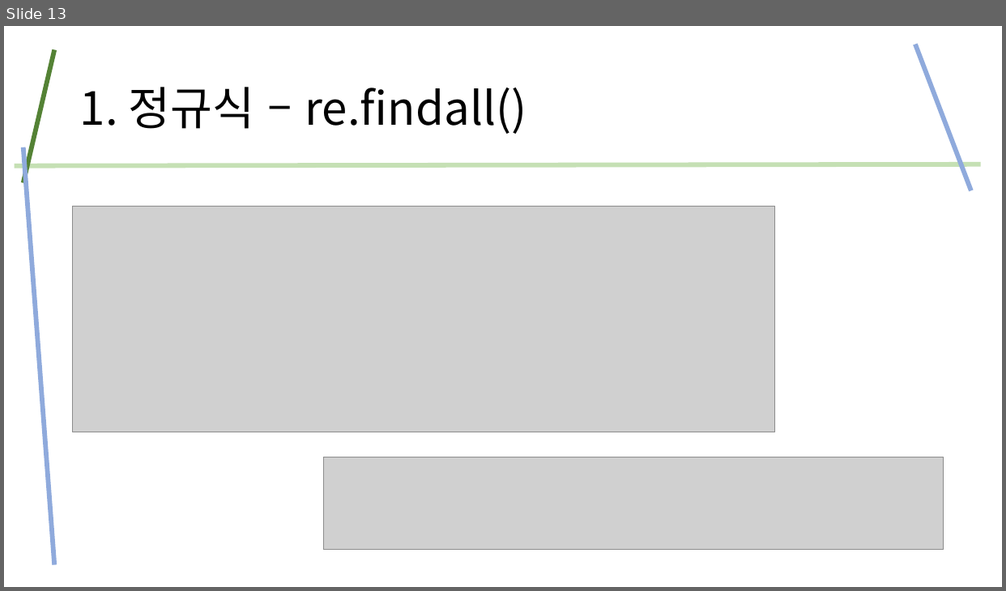
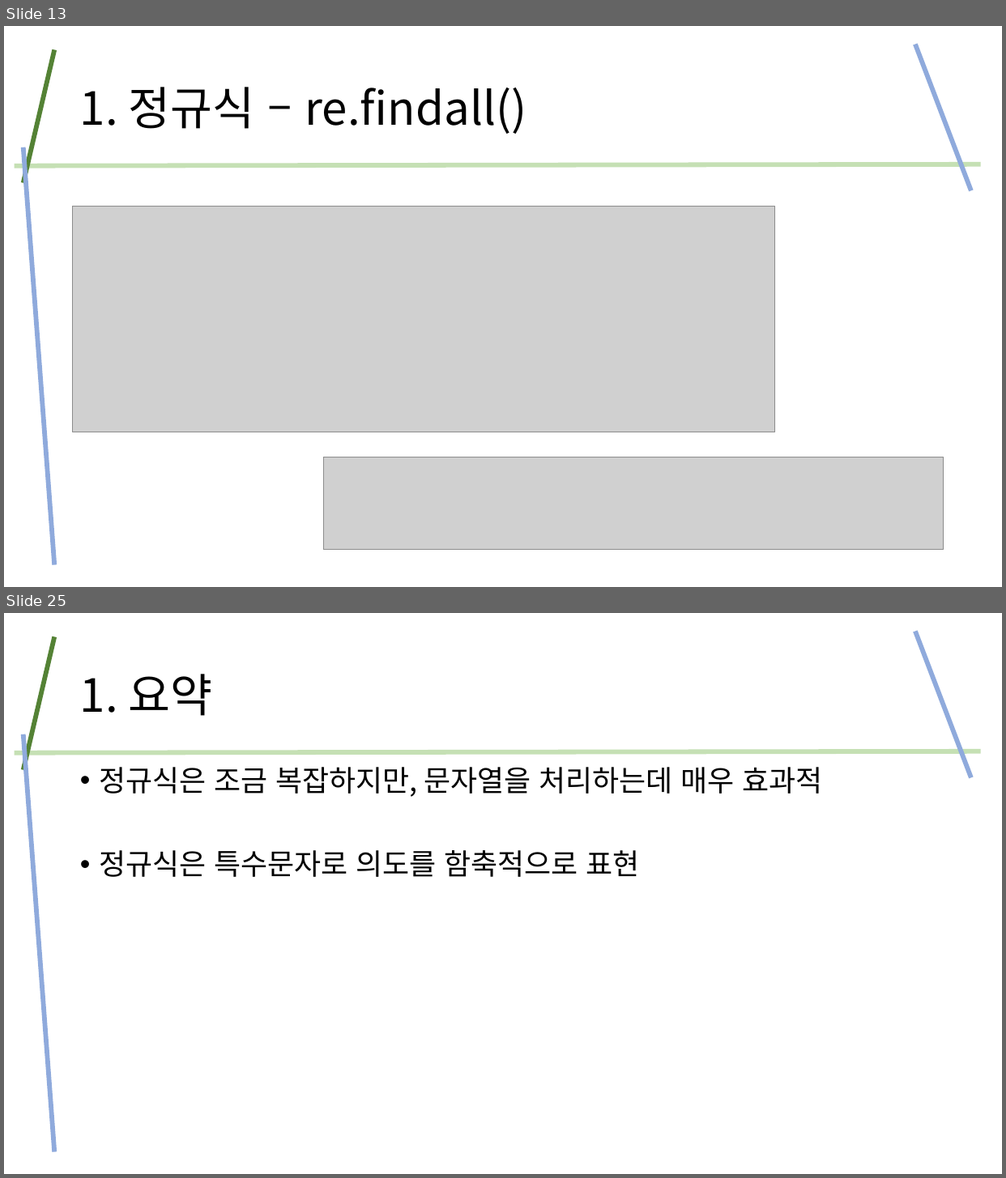
Before and after one commit to kig2929kig/ui, a slide deck: 정규식.pptx. Shown one above the other, each under a label of ours: slide 13 before the commit, slides 13 and 25 after it; the slides between them are not shown. The pictures are 1006x591 and 1006x1178 pixels, drawn with LibreOffice and Linux fonts; fonts in the diff are those of the drawing; grey boxes stand for pictures. Boxes give left, top, right and bottom in pixels: in the first picture for what was removed or moved away, otherwise in the second. Text is boxed around its words. In the diff, an @@ line names an element or a change of style, - is before the commit and + after.

```diff
--- a/정규식.pptx
+++ b/정규식.pptx
@@ slide 25 added at (4,613,1002,1174), background #FFFFFF @@
@@ line added from (971, 777) to (915, 631), #8FAADC 4.5 pt @@
@@ line added from (23, 770) to (54, 637), #548235 4.5 pt @@
@@ title added at (80,674,213,716), 44 pt, text #000000 @@
+1. 요약
@@ line added from (981, 752) to (15, 753), #C5E0B4 4.5 pt @@
@@ line added from (23, 735) to (54, 1152), #8FAADC 4.5 pt @@
@@ text added at (99,767,822,877), 28 pt, text #000000 @@
+• 정규식은 조금 복잡하지만, 문자열을 처리하는데 매우 효과적
+• 정규식은 특수문자로 의도를 함축적으로 표현
```
Also in this commit, not shown: 5 slides changed, 7 other slides added.
